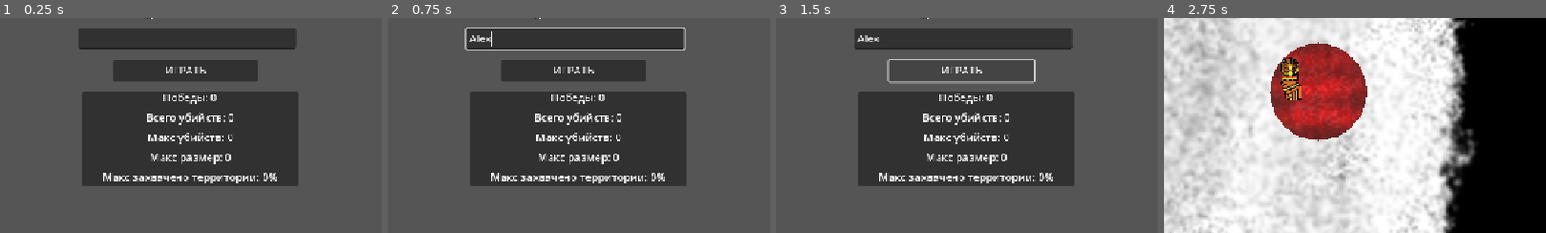
Above: before the commit, frames 1-4 (left to right).
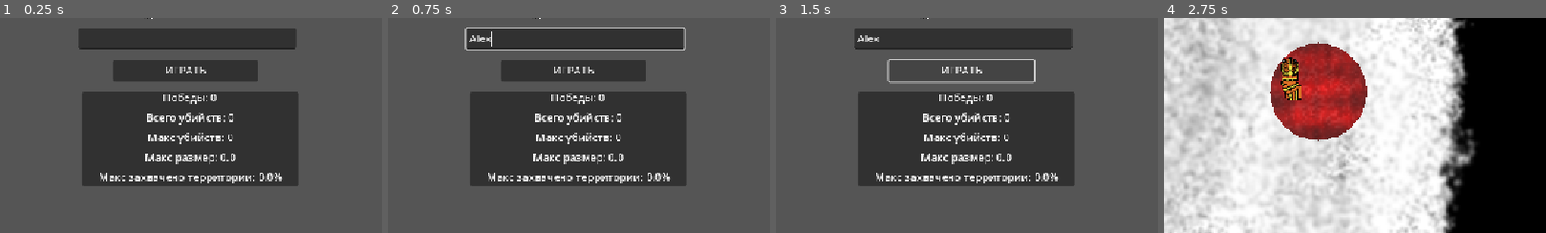
Above: after the commit, the same moments.

Repository: PeVANoD/Development-Management
Game: Godot game, scene res://project/scenes/menu/main_menu.tscn
The game is run twice, just before and just after one commit, with the same random seed, the same clock (stepped at 60 frames per second) and the same inputs. Sound files missing from this copy of the repository are replaced by a short silence.
Inputs (mouse positions are % of the whole screen's width and height, from its top left):
- Up to frame 1 (0.25 s): no input
- Up to frame 2 (0.75 s): click (50, 41) at 0.52 s; type "Alex" at 0.6 s
- Up to frame 3 (1.5 s): click "ИГРАТЬ" at 1.25 s
- Up to frame 4 (2.75 s): click "ИГРАТЬ" at 2 s
The pictures show only the part of the screen within x 26-76%, y 36-86%; the shares and areas given below are measured in that part.

The runs differ from the first frame. In frame 1, 1.7% of the frame differs, in the area x 26-74%, y 63-77%; in frame 2, 1.7%; in frame 3, 1.7%; in frame 4, nothing differs.

Commit message:
A bit ui score change

Diff:
--- a/project/scripts/G.gd
+++ b/project/scripts/G.gd
@@ -7,8 +7,8 @@
 var size = 0
 
 # Для вывода статистики
-var max_territory = 0
-var max_size = 0
+var max_territory = 0.0
+var max_size = 0.0
 var max_kills = 0
 var total_kills = 0
 var kills = 0
--- a/project/scripts/snake.gd
+++ b/project/scripts/snake.gd
@@ -209,6 +209,9 @@
 			territory_capture.update_external_capture(snake_index, local_head_pos + direction.normalized()*20)
 			territory_capture.finish_external_capture(snake_index)
 			if !ai_control:
+				G.terrain = round(float(G.tera.get_territory_area(snake_index))/5226191*1000)/10
+				G.max_territory = max(G.max_territory, G.terrain)
+			if !ai_control:
 				$TerritoryCaptureSound.pitch_scale = randf_range(0.7,1.3)
 				$TerritoryCaptureSound.play()
 			capture_started = false
@@ -276,6 +279,9 @@
 		var newPart = $Body.get_child(0).duplicate()
 		newPart.z_index = $Body.get_child_count() - 1
 		length += 1
+		if !ai_control:
+			G.size = length
+			G.max_size = max(G.max_size, length)
 		maxHistoryLength += addLength
 		$Body.call_deferred("add_child", newPart)
 		$Body.call_deferred("move_child", newPart,0)
--- a/project/scripts/ui_node.gd
+++ b/project/scripts/ui_node.gd
@@ -135,13 +135,12 @@
 	$PassSessionPanel.visible = true
 	$PassSessionPanel/PassSessionBox/EndResLabel.text = text[match_res]
 	$PassSessionPanel/PassSessionBox/NicknameLabel.text = text["nickname_result"] + G.nickname
-	$PassSessionPanel/PassSessionBox/TerrainLabel.text = text["terrain_result"] + $"Leaders/Terrain/VBoxContainer/1/Count".text
-	$PassSessionPanel/PassSessionBox/SizeLabel.text = text["size_result"] + $"Leaders/Size/VBoxContainer/1/Count".text
+	$PassSessionPanel/PassSessionBox/TerrainLabel.text = text["terrain_result"] + str(G.terrain)
+	$PassSessionPanel/PassSessionBox/SizeLabel.text = text["size_result"] + str(G.size)
 	$PassSessionPanel/PassSessionBox/KillsLabel.text = text["kills_result"] + str(G.kills)
 	$PassSessionPanel/PassSessionBox/ExpLabel.text = text["exp_result"] + str(player_exp)
 	G.player_exp += player_exp
-	G.max_territory = max(G.max_territory, float($"Leaders/Terrain/VBoxContainer/1/Count".text))
-	G.max_size = max(G.max_size, int($"Leaders/Size/VBoxContainer/1/Count".text))
+
 
 # Функции для управления предупреждением о выходе из территории
 func show_territory_warning():
